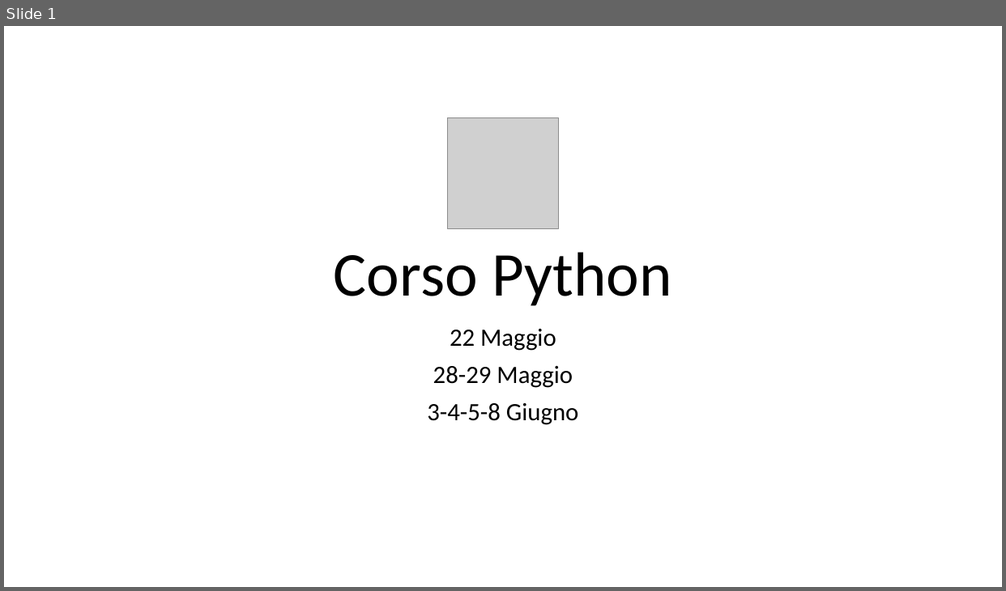
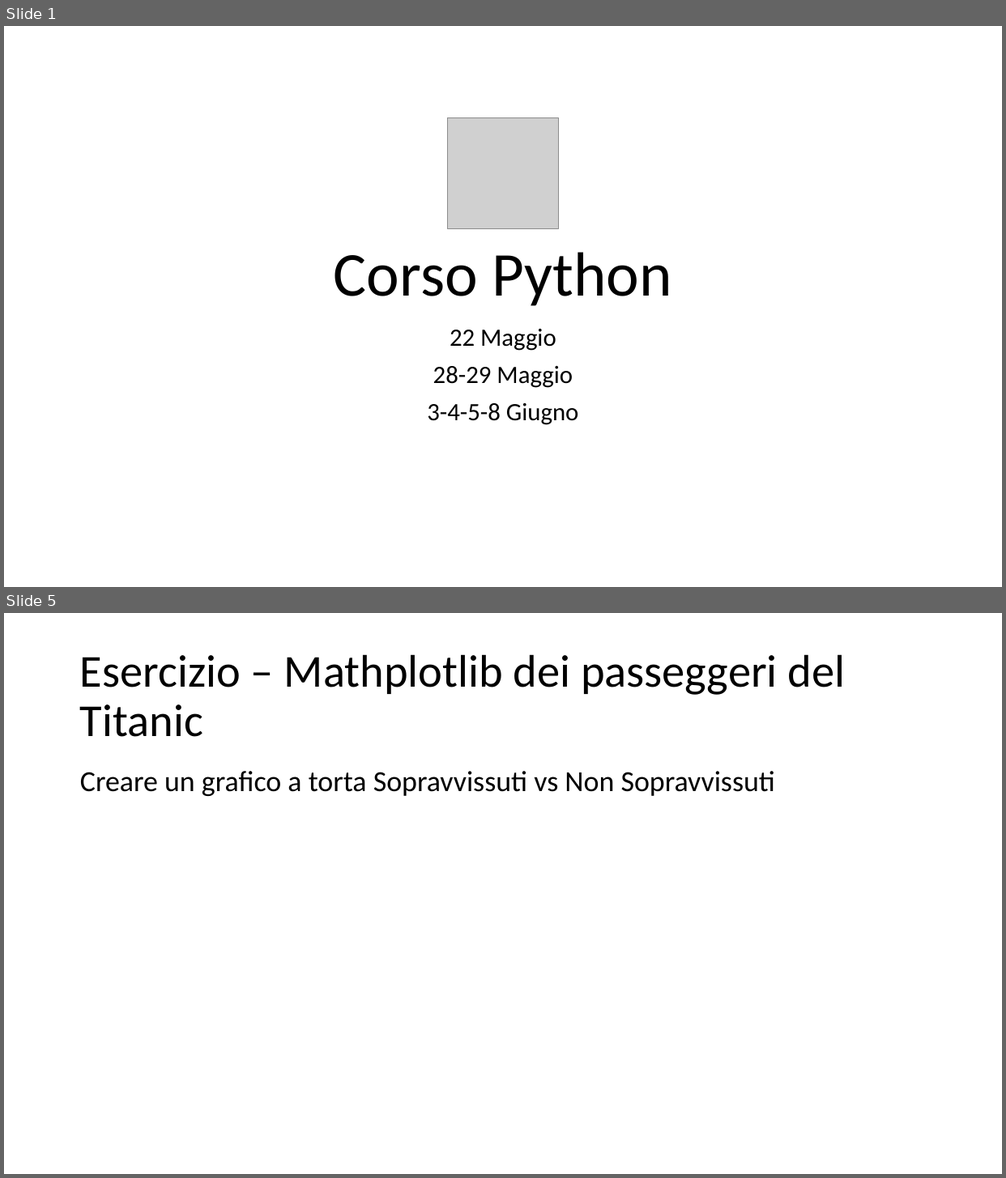
Before and after one commit to dipialx/Corso-Python, a slide deck: EsercizioLez3.3.pptx. Shown one above the other, each under a label of ours: slide 1 before the commit, slides 1 and 5 after it; the slides between them are not shown. The pictures are 1006x591 and 1006x1178 pixels, drawn with LibreOffice and Linux fonts; fonts in the diff are those of the drawing; grey boxes stand for pictures. Boxes give left, top, right and bottom in pixels: in the first picture for what was removed or moved away, otherwise in the second. Text is boxed around its words. In the diff, an @@ line names an element or a change of style, - is before the commit and + after.

```diff
--- a/EsercizioLez3.3.pptx
+++ b/EsercizioLez3.3.pptx
@@ slide 5 added at box(4, 613, 1002, 1174), background #FFFFFF @@
@@ title added at box(80, 654, 846, 737), 44 pt, text #000000 @@
+Esercizio – Mathplotlib dei passeggeri del Titanic
@@ text added at box(80, 771, 775, 796), 28 pt, text #000000 @@
+Creare un grafico a torta Sopravvissuti vs Non Sopravvissuti
```
Also in this commit, not shown: 1 slide changed, 3 other slides added, 2 other files.
